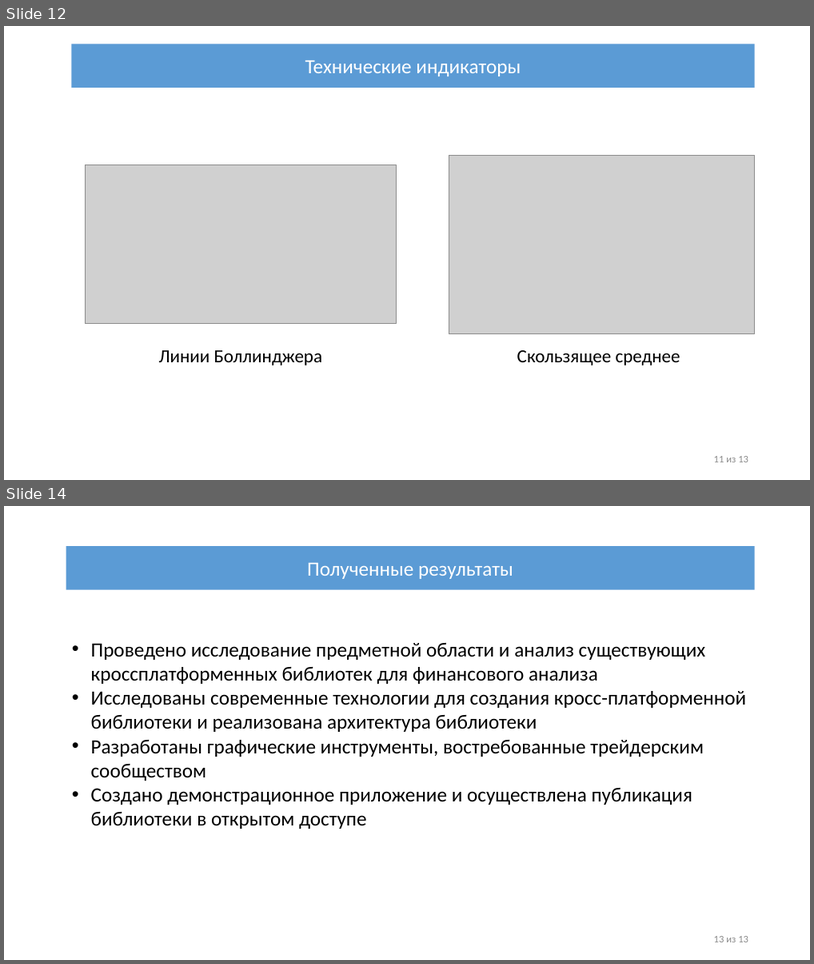
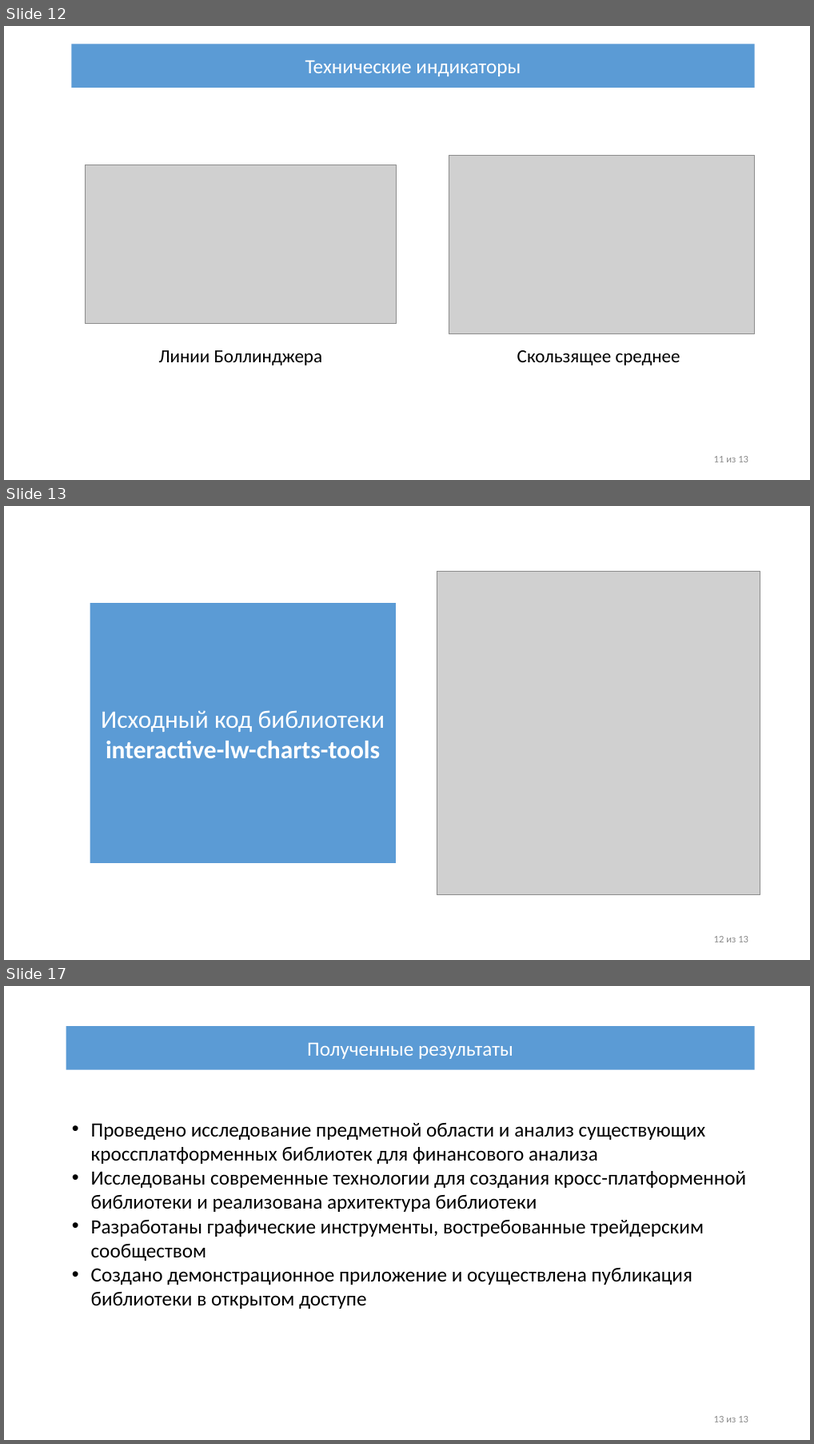
Before and after one commit to IliiaDenisov/masters-thesis, a slide deck: src/Презентация диплома.pptx. Shown one above the other, each under a label of ours: slides 12 and 14 before the commit, slides 12, 13 and 17 after it; the slides between them are not shown. The pictures are 814x964 and 814x1444 pixels, drawn with LibreOffice and Linux fonts; fonts in the diff are those of the drawing; grey boxes stand for pictures. Boxes give left, top, right and bottom in pixels: in the first picture for what was removed or moved away, otherwise in the second. Text is boxed around its words. In the diff, an @@ line names an element or a change of style, - is before the commit and + after.

```diff
--- a/src/Презентация диплома.pptx
+++ b/src/Презентация диплома.pptx
@@ slide 13 added at <box>4,506,810,960</box>, background #FFFFFF @@
@@ picture added at <box>437,571,761,894</box> @@
@@ rectangle added at <box>90,603,396,862</box>, fill #5B9BD5, 30 pt, text #FFFFFF, bold @@
+Исходный код библиотеки
+interactive-lw-charts-tools
@@ text added at <box>714,936,749,942</box>, 12 pt, text #8C8C8C @@
+12 из 13
@@ what was slide 14 is now slide 17 @@
```
Also in this commit, not shown: 5 slides changed, 2 other slides added.
